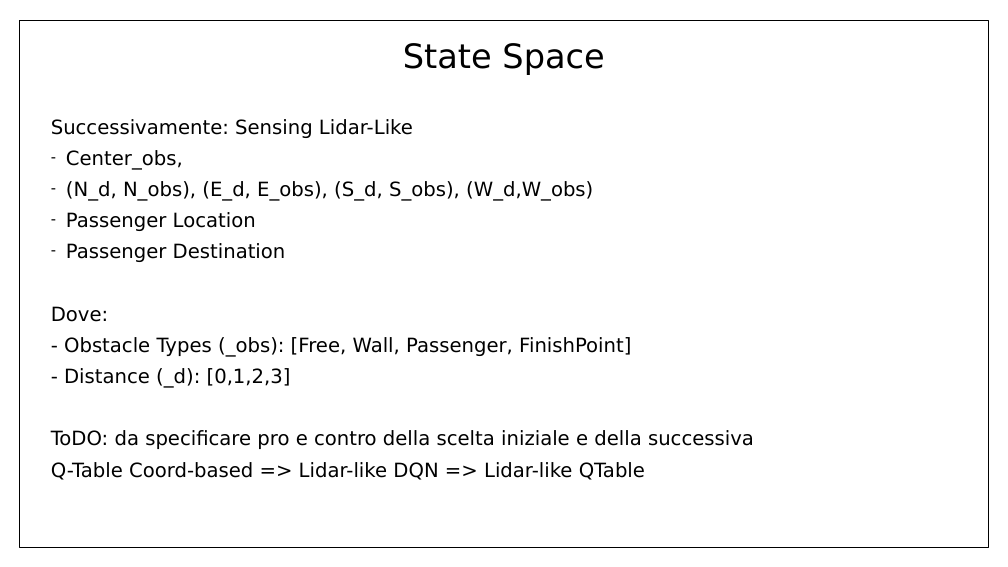
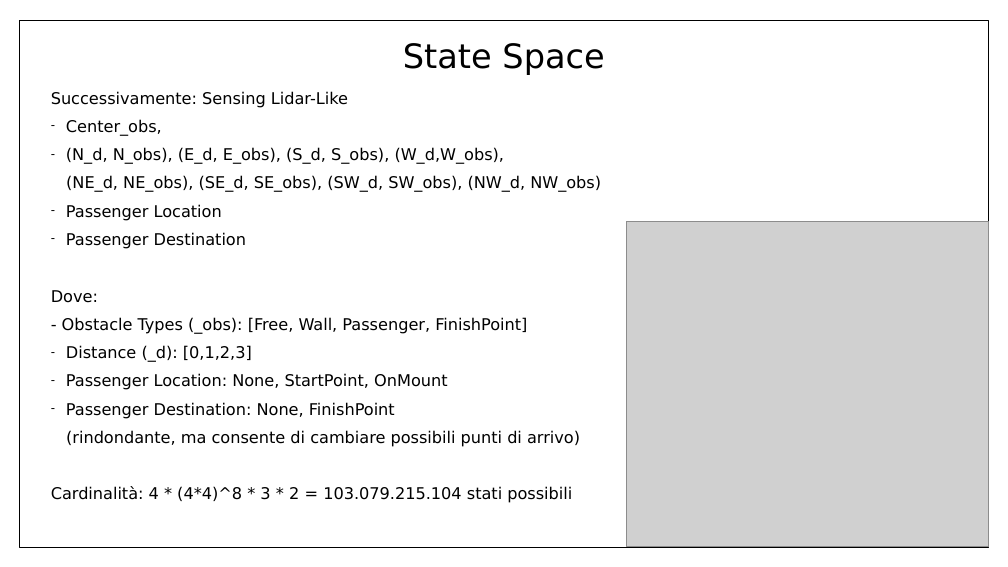
Before and after one commit to Ale1991/IntelligentSystemsLab, a slide deck: slide 12 of Presentazione_RLBrain.pptx. Drawn at 1008x567 pixels with LibreOffice and Linux fonts; fonts in the diff are those of the drawing; grey boxes stand for pictures. Boxes give left, top, right and bottom in pixels: in the first picture for what was removed or moved away, otherwise in the second. Text is boxed around its words. In the diff, an @@ line names an element or a change of style, - is before the commit and + after.

```diff
--- a/Presentazione_RLBrain.pptx
+++ b/Presentazione_RLBrain.pptx
@@ text "Successivamente: Sensing Lidar-Like": place and size @@
-text "Successivamente: Sensing Lidar-Like" at bbox=[51, 119, 754, 480]
+text "Successivamente: Sensing Lidar-Like" at bbox=[51, 91, 601, 503]
@@ text at bbox=[51, 91, 527, 334]: size 18.7 to 15.4 pt in "Successivamente: Sensing Lidar-Like", "Center_obs,", "Passenger Location", "Passenger Destination" and 2 more places @@
@@ text at bbox=[66, 147, 601, 192]: text changed; size 18.7 to 15.4 pt @@
-– (N_d, N_obs), (E_d, E_obs), (S_d, S_obs), (W_d,W_obs)
+– (N_d, N_obs), (E_d, E_obs), (S_d, S_obs), (W_d,W_obs),
+(NE_d, NE_obs), (SE_d, SE_obs), (SW_d, SW_obs), (NW_d, NW_obs)
@@ picture added at bbox=[626, 222, 988, 547] @@
@@ text at bbox=[51, 345, 580, 503]: text changed; size 18.7 to 15.4 pt @@
-- Distance (_d): [0,1,2,3]
-ToDO: da specificare pro e contro della scelta iniziale e della successiva
-Q-Table Coord-based => Lidar-like DQN => Lidar-like QTable
+– Distance (_d): [0,1,2,3]
+– Passenger Location: None, StartPoint, OnMount
+– Passenger Destination: None, FinishPoint
+(rindondante, ma consente di cambiare possibili punti di arrivo)
+Cardinalità: 4 * (4*4)^8 * 3 * 2 = 103.079.215.104 stati possibili
```
Also in this commit, not shown: 5 other slides changed, 6 slides added, 2 slides removed.
